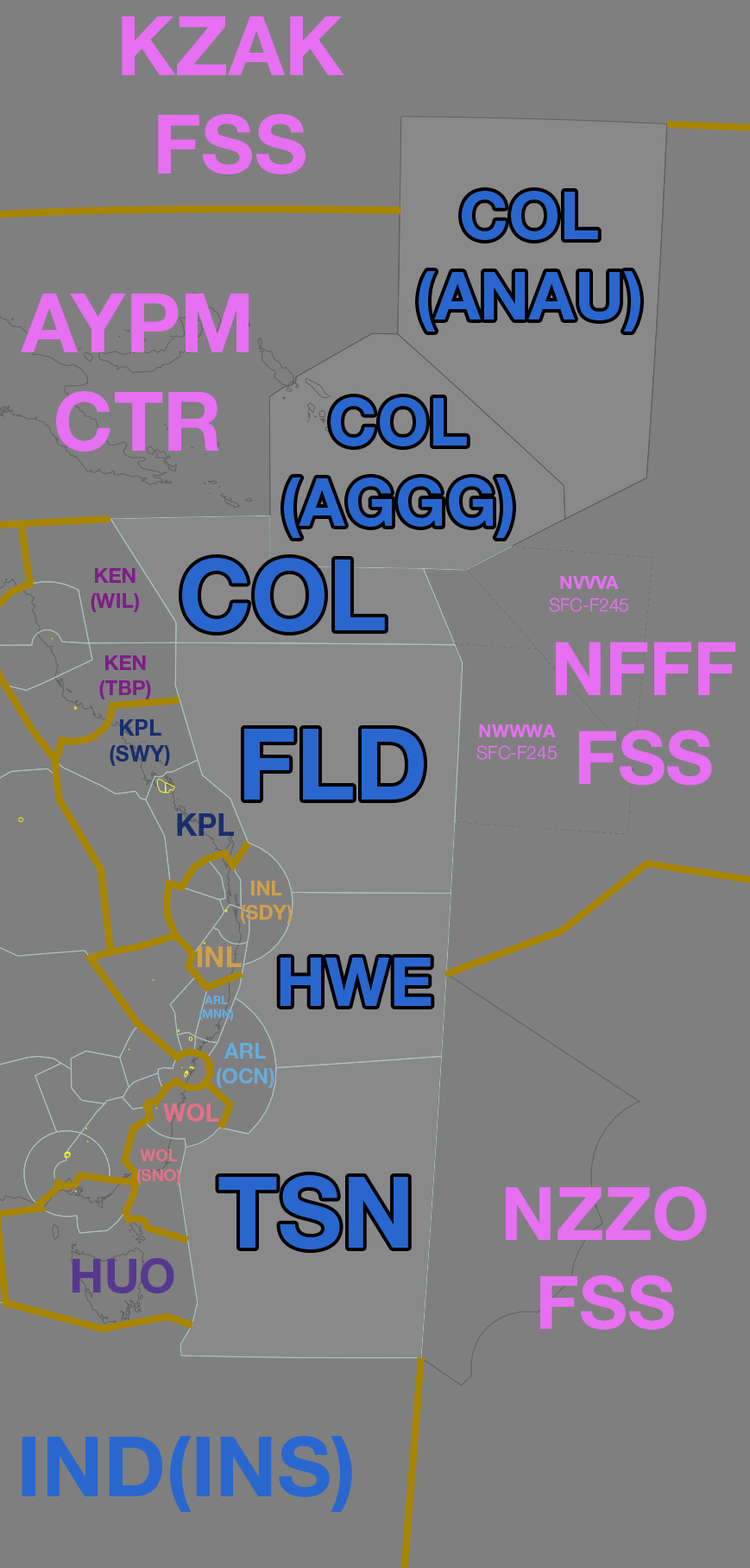
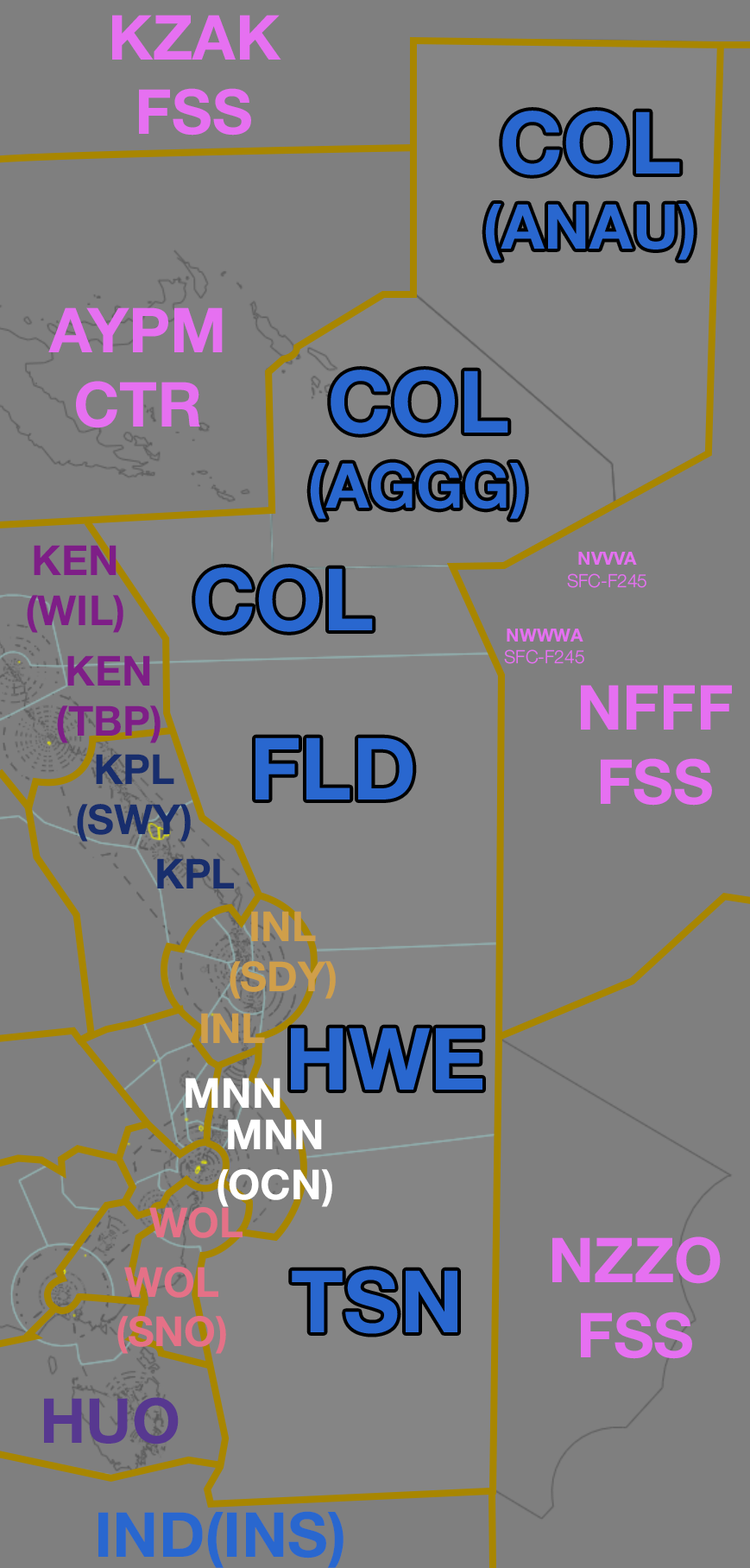
Layer changes from the first 750×1568 image to the second:
painted on "COL (AGGG)" over (x1=284, y1=369, x2=526, y2=538)
painted on "COL (ANAU)" over (x1=418, y1=110, x2=695, y2=332)
painted on "HWE" over (x1=279, y1=957, x2=483, y2=1090)
painted on "TSN" over (x1=218, y1=1175, x2=458, y2=1335)
painted on "WOL (SNO)" over (x1=117, y1=1149, x2=227, y2=1354)
painted on "IND(INS)" over (x1=21, y1=1435, x2=353, y2=1568)
painted on "NZZO FSS" over (x1=505, y1=1186, x2=721, y2=1360)
painted on "NFFF FSS" over (x1=556, y1=641, x2=736, y2=806)
painted on "KZAK FSS" over (x1=112, y1=14, x2=345, y2=175)
painted on "AYPM CTR" over (x1=20, y1=293, x2=249, y2=452)
painted on "HUO" over (x1=44, y1=1258, x2=179, y2=1445)
renamed "ARL (OCN)" to "MNN (OCN)", painted on it over (x1=216, y1=1043, x2=333, y2=1208)
renamed "Shape 12" to "Shape 33", moved it above "Shape 32", painted on it over (x1=160, y1=840, x2=261, y2=1012)
renamed "Shape 17" to "Shape 32", painted on it over (x1=444, y1=859, x2=750, y2=1040)
renamed "Shape 10" to "Shape 23", moved it above "Shape 22", painted on it over (x1=75, y1=1005, x2=234, y2=1183)
removed layer "Shape 9" from group "Sector Outlines" over (x1=0, y1=1171, x2=194, y2=1333)
added layer "Shape 22" in group "Sector Outlines" over (x1=44, y1=1120, x2=162, y2=1315)
added layer "Shape 21" in group "Sector Outlines" over (x1=0, y1=805, x2=95, y2=1045)
renamed "Shape 13" to "Shape 20", painted on it over (x1=0, y1=696, x2=180, y2=951)
removed layer "Shape 11" from group "Sector Outlines" over (x1=84, y1=931, x2=244, y2=1085)
moved "Shape 19" below "Shape 20", painted on it over (x1=0, y1=37, x2=725, y2=1508)
renamed "Layer 3" to "Layer 4", painted on it over (x1=0, y1=14, x2=750, y2=1568)
removed layer "Layer 1" over (x1=0, y1=14, x2=750, y2=1568)
removed layer "Background" over (x1=0, y1=14, x2=750, y2=1568)
…and 26 more changes (10 added, 2 moved_by, 10 painted, 4 removed, 1 renamed)